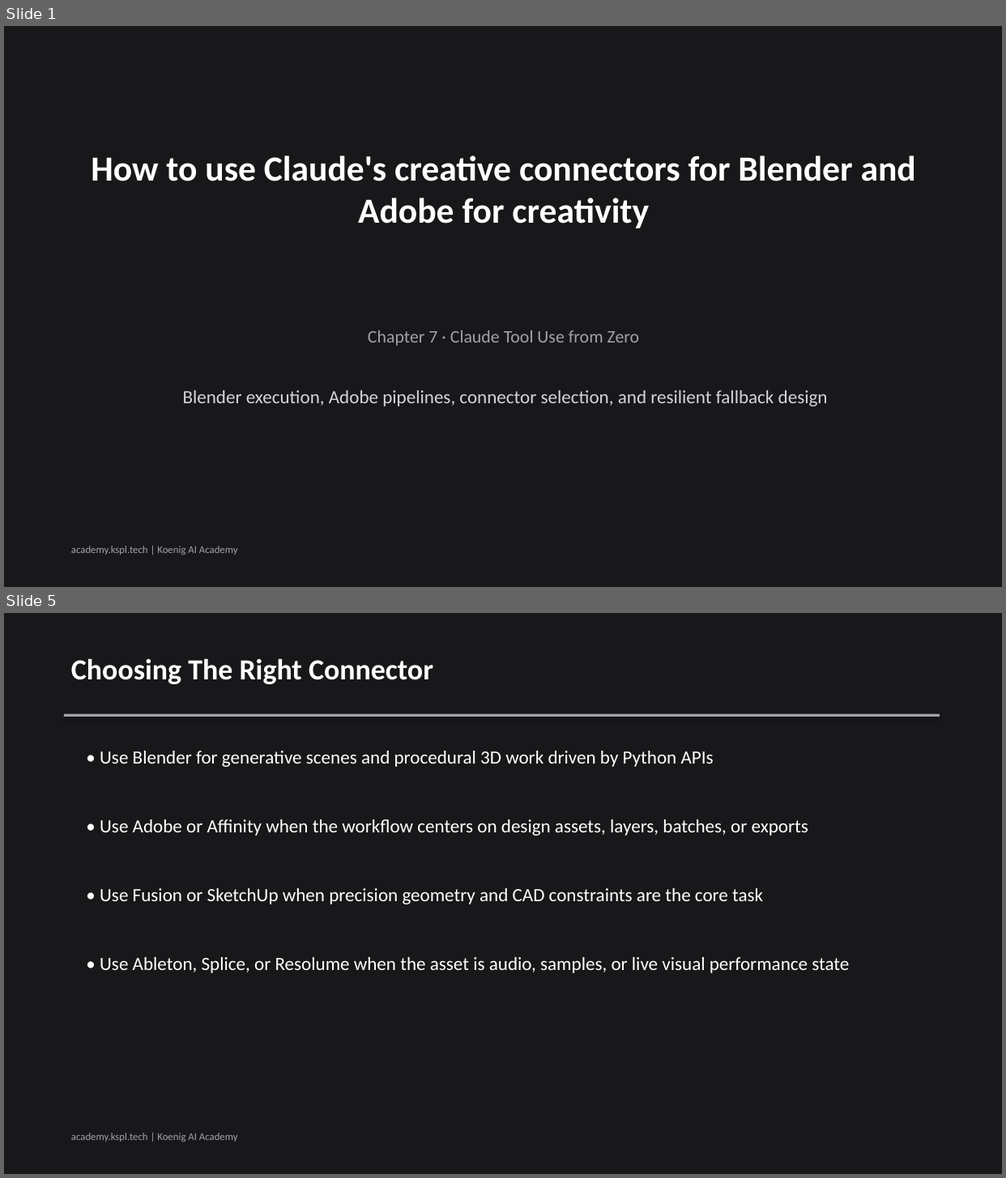
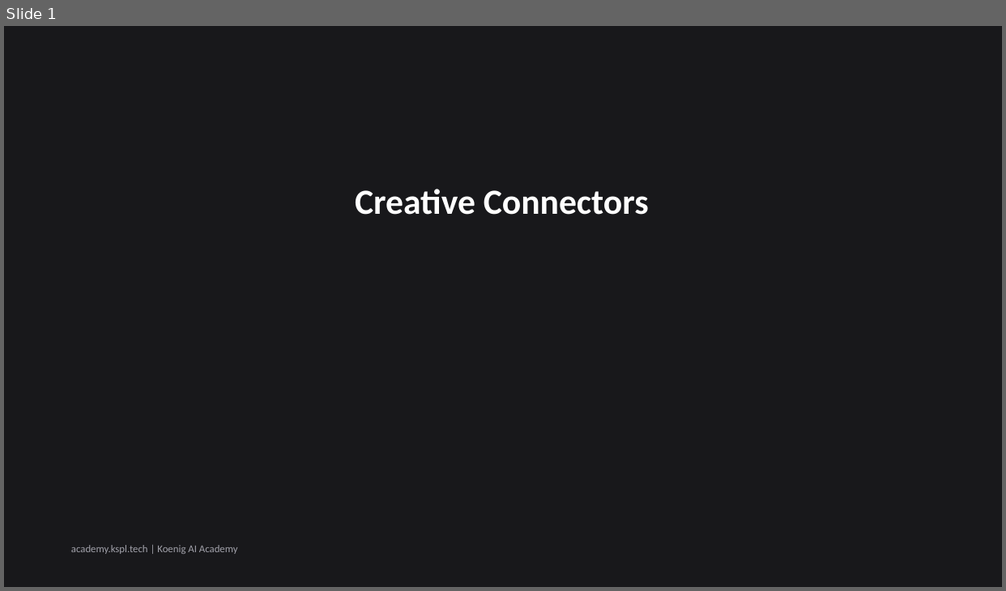
Before and after one commit to Koenig-Solutions-Private-Limited/koenig-ai-org, a slide deck: vault/courses/claude-tool-use-from-zero/ch07-slides.pptx. Shown one above the other, each under a label of ours: slides 1 and 5 before the commit, slide 1 after it; the slides between them are not shown. The pictures are 1006x1178 and 1006x591 pixels, drawn with LibreOffice and Linux fonts; fonts in the diff are those of the drawing. Boxes give left, top, right and bottom in pixels: in the first picture for what was removed or moved away, otherwise in the second. Text is boxed around its words. In the diff, an @@ line names an element or a change of style, - is before the commit and + after.

Commit message:
slides(course): regenerate claude-tool-use-from-zero ch07 deck [KOEA-4862]

```diff
--- a/vault/courses/claude-tool-use-from-zero/ch07-slides.pptx
+++ b/vault/courses/claude-tool-use-from-zero/ch07-slides.pptx
@@ slide 5 removed at (4, 613, 1002, 1174), background #18181B @@
@@ text removed at (71, 658, 433, 684) @@
-Choosing The Right Connector
@@ rectangle removed at (64, 714, 940, 717) @@
@@ text removed at (100, 751, 714, 767) @@
-• Use Blender for generative scenes and procedural 3D work driven by Python APIs
@@ text removed at (100, 820, 808, 836) @@
-• Use Adobe or Affinity when the workflow centers on design assets, layers, batches, or exports
@@ text removed at (100, 888, 763, 905) @@
-• Use Fusion or SketchUp when precision geometry and CAD constraints are the core task
@@ text removed at (100, 957, 849, 973) @@
-• Use Ableton, Splice, or Resolume when the asset is audio, samples, or live visual performance state
@@ text removed at (71, 1133, 238, 1142) @@
-academy.kspl.tech | Koenig AI Academy
@@ slide 1 changed as well @@
@@ text at (355, 189, 649, 215): text changed @@
-How to use Claude's creative connectors for Blender and Adobe for creativity
+Creative Connectors
@@ text removed at (368, 331, 640, 346) @@
-Chapter 7 · Claude Tool Use from Zero
@@ text removed at (183, 390, 828, 407) @@
-Blender execution, Adobe pipelines, connector selection, and resilient fallback design
```
Also in this commit, not shown: 6 slides added, 5 other slides removed, 1 other file.
